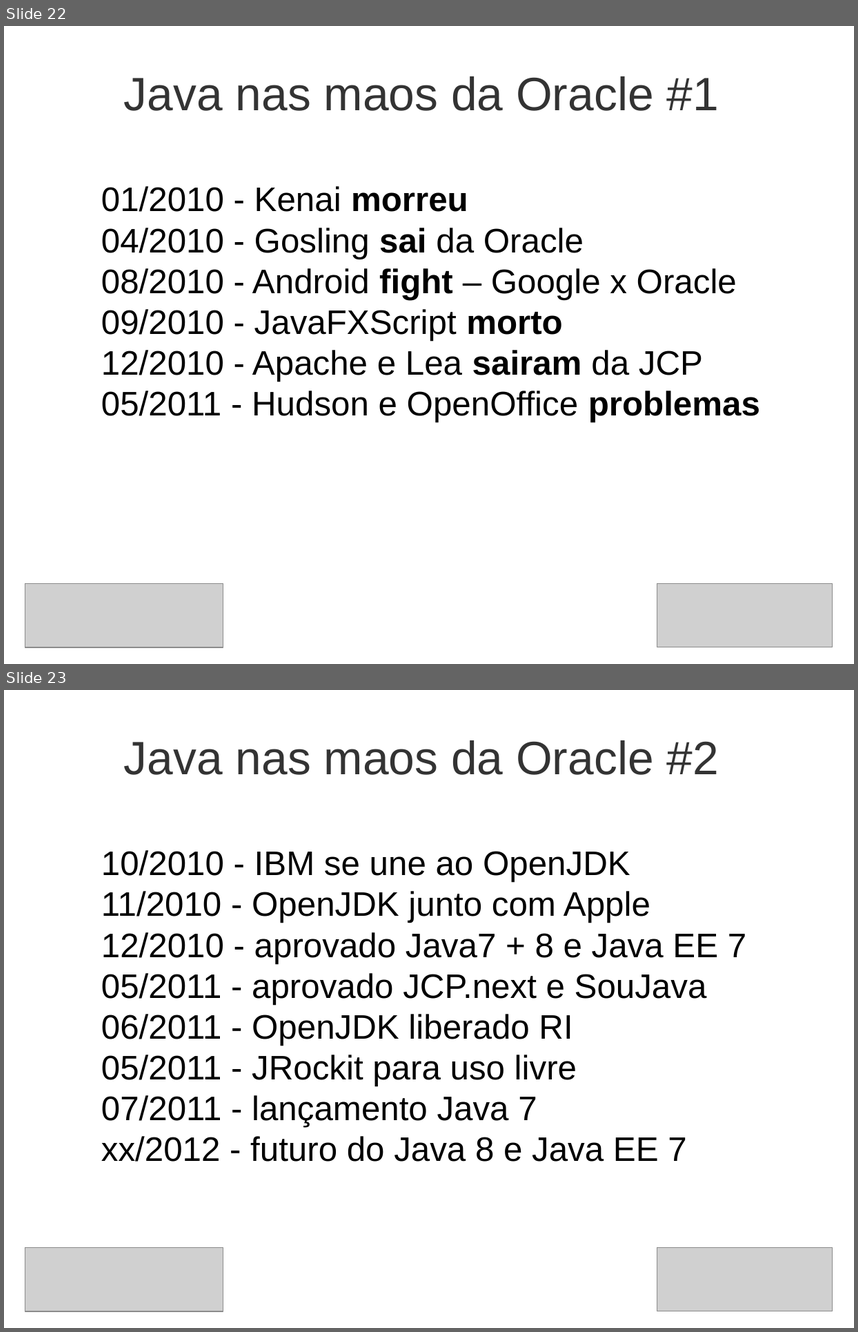
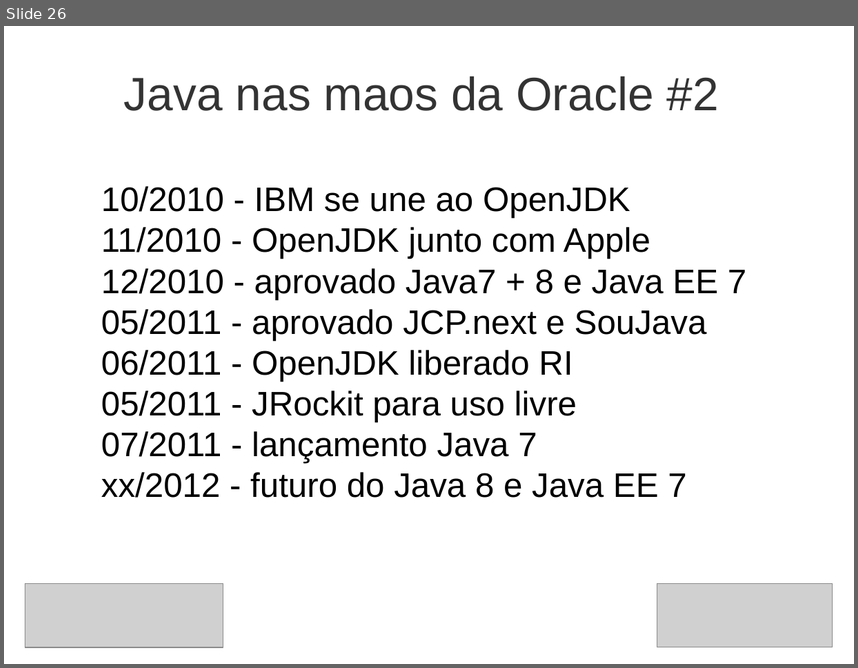
Before and after one commit to steppat/caelumday, a slide deck: caelumday2011.odp. Shown one above the other, each under a label of ours: slides 22 and 23 before the commit, slide 26 after it. The pictures are 858x1332 and 858x668 pixels, drawn with LibreOffice and Linux fonts; fonts in the diff are those of the drawing; grey boxes stand for pictures; background and template pictures are left out. Boxes give left, top, right and bottom in pixels: in the first picture for what was removed or moved away, otherwise in the second. Text is boxed around its words. In the diff, an @@ line names an element or a change of style, - is before the commit and + after.

```diff
--- a/caelumday2011.odp
+++ b/caelumday2011.odp
@@ slide 22 removed at [4,26,854,664], background picture (left out) @@
@@ title removed at [124,76,719,111] @@
-Java nas maos da Oracle #1
@@ text removed at [101,186,760,422] @@
-01/2010 - Kenai morreu
-04/2010 - Gosling sai da Oracle
-08/2010 - Android fight – Google x Oracle
-09/2010 - JavaFXScript morto
-12/2010 - Apache e Lea sairam da JCP
-05/2011 - Hudson e OpenOffice problemas
@@ picture removed at [25,583,223,647] @@
@@ picture removed at [657,583,833,646] @@
@@ what was slide 23 is now slide 26 @@
```
Also in this commit, not shown: 6 slides changed, 7 slides added, 1 other slide removed, 1 other file.
